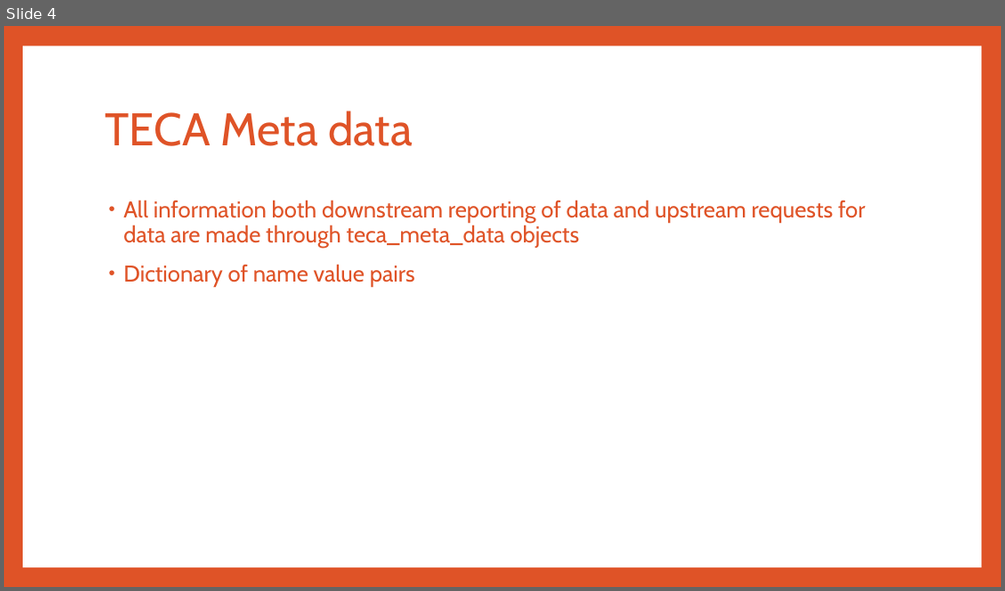
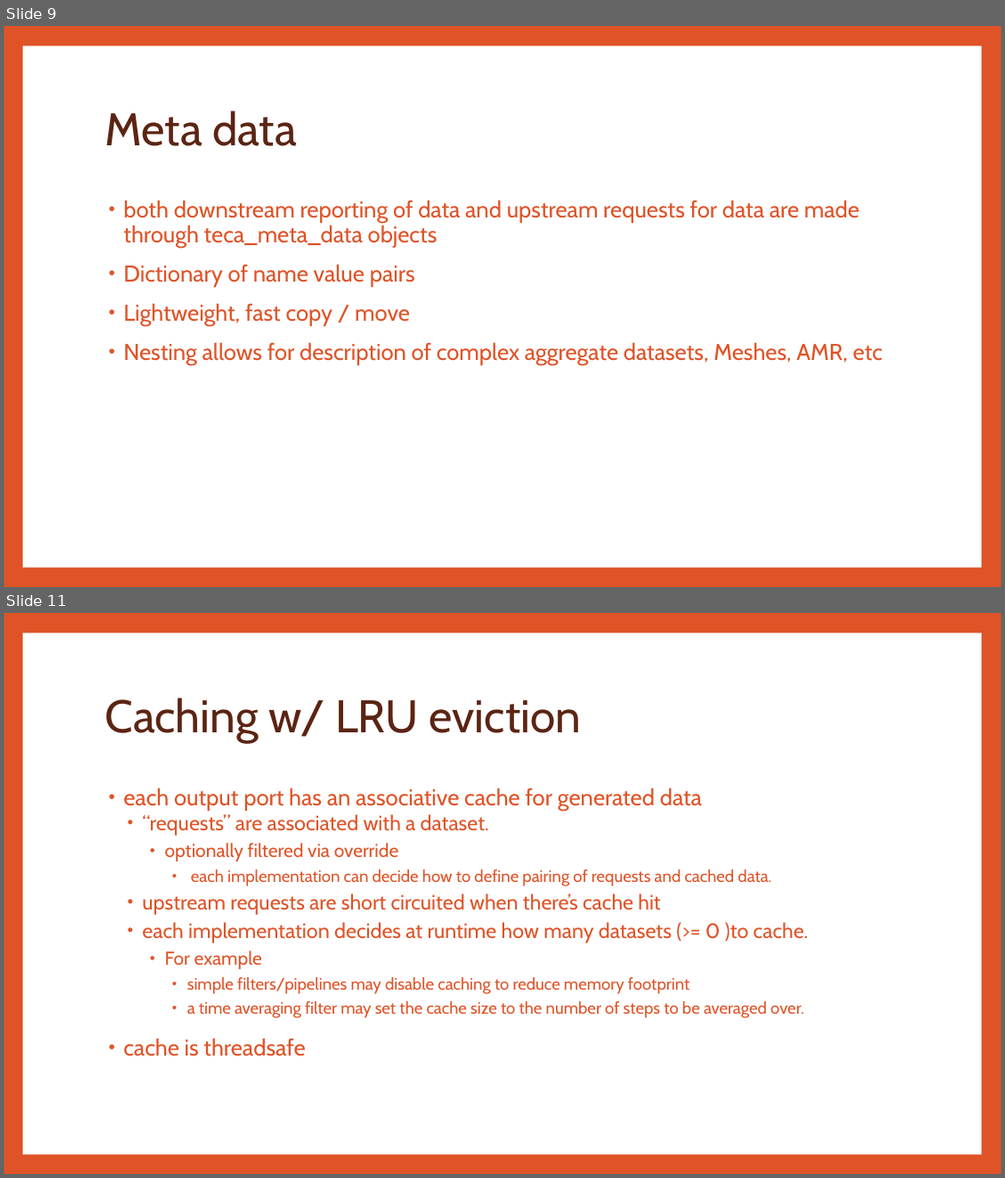
Before and after one commit to LBL-EESA/TECA, a slide deck: doc/TECA Architecture.pptx. Shown one above the other, each under a label of ours: slide 4 before the commit, slides 9 and 11 after it; the slides between them are not shown. The pictures are 1005x591 and 1005x1178 pixels, drawn with LibreOffice and Linux fonts; fonts in the diff are those of the drawing. Boxes give left, top, right and bottom in pixels: in the first picture for what was removed or moved away, otherwise in the second. Text is boxed around its words. In the diff, an @@ line names an element or a change of style, - is before the commit and + after.

```diff
--- a/doc/TECA Architecture.pptx
+++ b/doc/TECA Architecture.pptx
@@ slide 11 added at (4, 613, 1001, 1174), background #DF5327; not listed: 1 template element that a slide beside it also shows @@
@@ title added at (105, 698, 582, 742), 44 pt, text #5B2413 @@
+Caching w/ LRU eviction
@@ text added at (123, 787, 809, 1056), 16 pt, text #DF5327 @@
+• each output port has an associative cache for generated data
+  • “requests” are associated with a dataset.
+    • optionally filtered via override
+      • each implementation can decide how to define pairing of requests and cached data.
+  • upstream requests are short circuited when there’s cache hit
+  • each implementation decides at runtime how many datasets (>= 0 )to cache.
+    • For example
+      • simple filters/pipelines may disable caching to reduce memory footprint
+      • a time averaging filter may set the cache size to the number of steps to be averaged over.
+• cache is threadsafe
@@ what was slide 4 is now slide 9 @@
@@ slide 9 changed as well @@
@@ title at (105, 111, 297, 146): text changed; text colour #DF5327 to #5B2413 @@
-TECA Meta data
+Meta data
@@ text at (123, 200, 859, 247): text changed @@
-• All information both downstream reporting of data and upstream requests for data are made through teca_meta_data objects
+• both downstream reporting of data and upstream requests for data are made through teca_meta_data objects
@@ text at (123, 303, 882, 364): paragraphs added @@
+• Lightweight, fast copy / move
+• Nesting allows for description of complex aggregate datasets, Meshes, AMR, etc
```
Also in this commit, not shown: 6 other slides changed, 4 other slides added.
